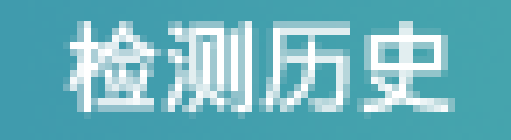
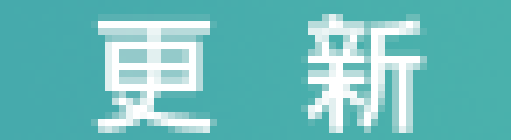
Two versions of the same layered image (511 x 140). Layer-by-layer changes:
added layer "更新" above "检测历史" over [91, 14, 427, 133]
hid "检测历史", painted on it over [7, 7, 511, 133]
painted on "背景" over [0, 0, 511, 140]
